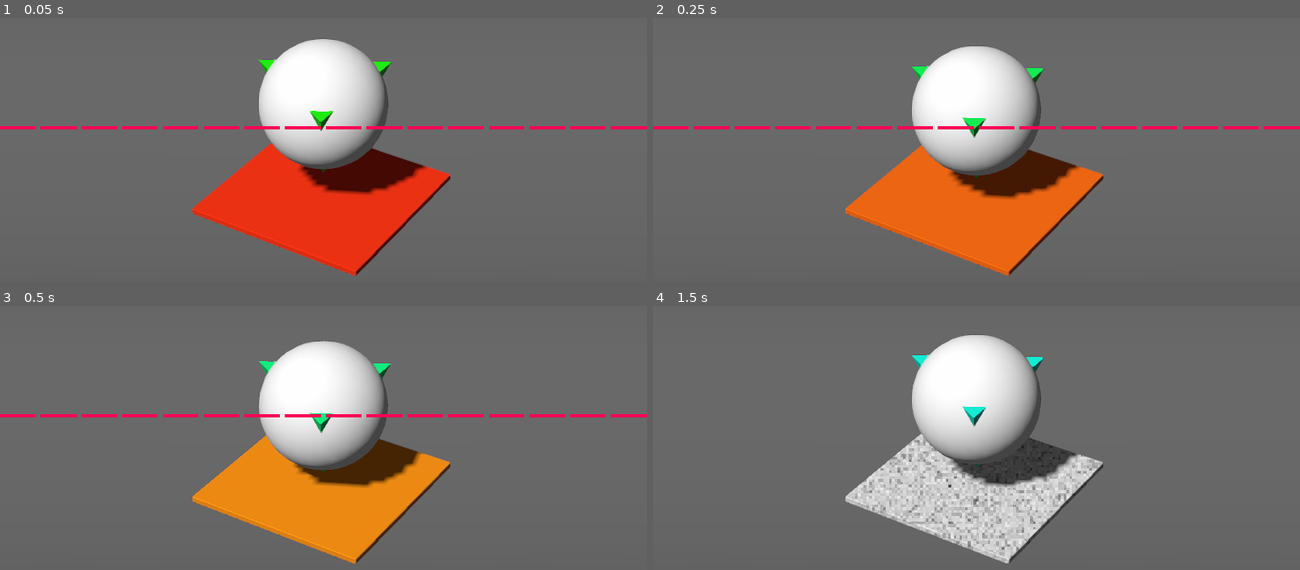
Above: before the commit, frames 1-4 (two rows, left to right).
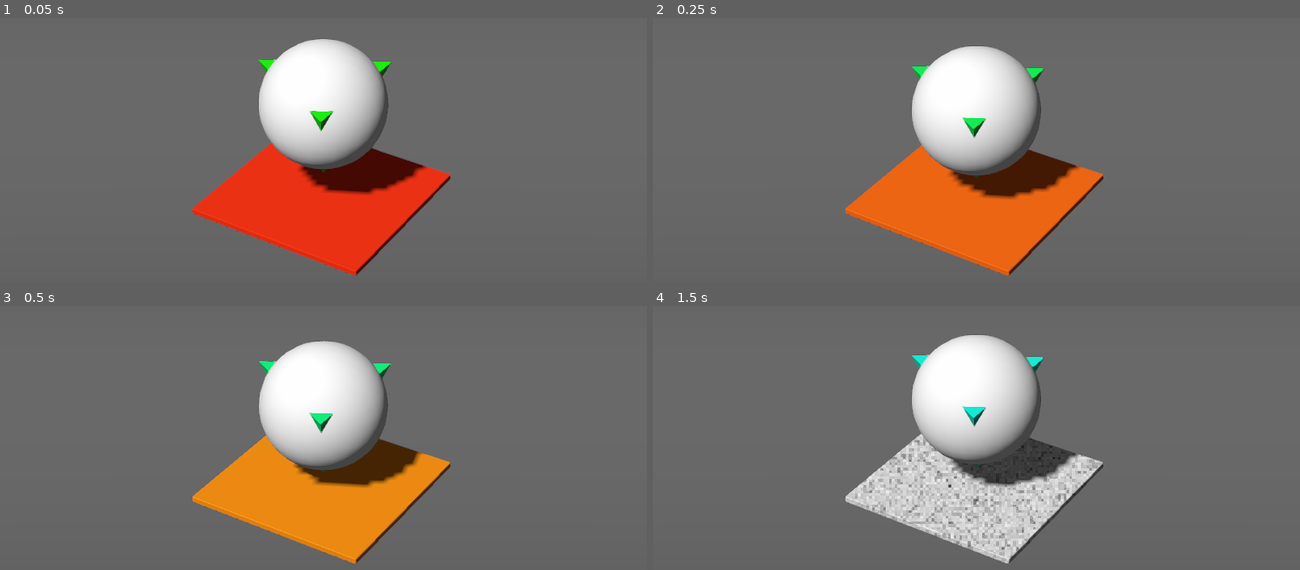
Above: after the commit, the same moments.

Repository: hellocld/vj-hogr-vgmcon-2022
Game: Godot game, scene res://Scenes/MiniSculptures/MiniSculptures.tscn
The game is run twice, just before and just after one commit, with the same random seed, the same clock (stepped at 60 frames per second) and the same inputs. The project has no main scene, so this scene is started directly.
Inputs:
- Up to frame 1 (0.05 s): no input
- Up to frame 2 (0.25 s): no input
- Up to frame 3 (0.5 s): no input
- Up to frame 4 (1.5 s): tap Space (util_autothreshset) at 0.6, 1.35 s

The runs differ from the first frame. In frame 1, 1.1% of the frame differs, in the area x 0-100%, y 40-43%; in frame 2, 1.1%; in frame 3, 1.1%; in frame 4, nothing differs.

Commit message:
Remove VUMeter

Diff:
--- a/Scenes/MiniSculptures/MiniSculptures.tscn
+++ b/Scenes/MiniSculptures/MiniSculptures.tscn
@@ -1,10 +1,9 @@
-[gd_scene load_steps=17 format=2]
+[gd_scene load_steps=16 format=2]
 
 [ext_resource path="res://Models/Backdrop/Backdrop_Plane.mesh" type="ArrayMesh" id=1]
 [ext_resource path="res://Models/MiniSculptures/VectormanItem/VectormanItem.gltf" type="PackedScene" id=2]
 [ext_resource path="res://Scenes/MiniSculptures/vs_VectormanItem_Base.tres" type="Shader" id=3]
 [ext_resource path="res://Scenes/MiniSculptures/VectormanItem.gd" type="Script" id=4]
-[ext_resource path="res://Scenes/VUMeter/VUMeter.tscn" type="PackedScene" id=5]
 
 [sub_resource type="Environment" id=8]
 ambient_light_color = Color( 0.266667, 0.266667, 0.266667, 1 )
@@ -129,8 +128,6 @@
 transform = Transform( 0.933608, 0.0831548, -0.348513, 0.233864, 0.595494, 0.768566, 0.271448, -0.799044, 0.536511, 0, 0, 0 )
 shadow_enabled = true
 
-[node name="VUMeter" parent="." instance=ExtResource( 5 )]
-
 [node name="VectormanItem" parent="." instance=ExtResource( 2 )]
 script = ExtResource( 4 )
 
